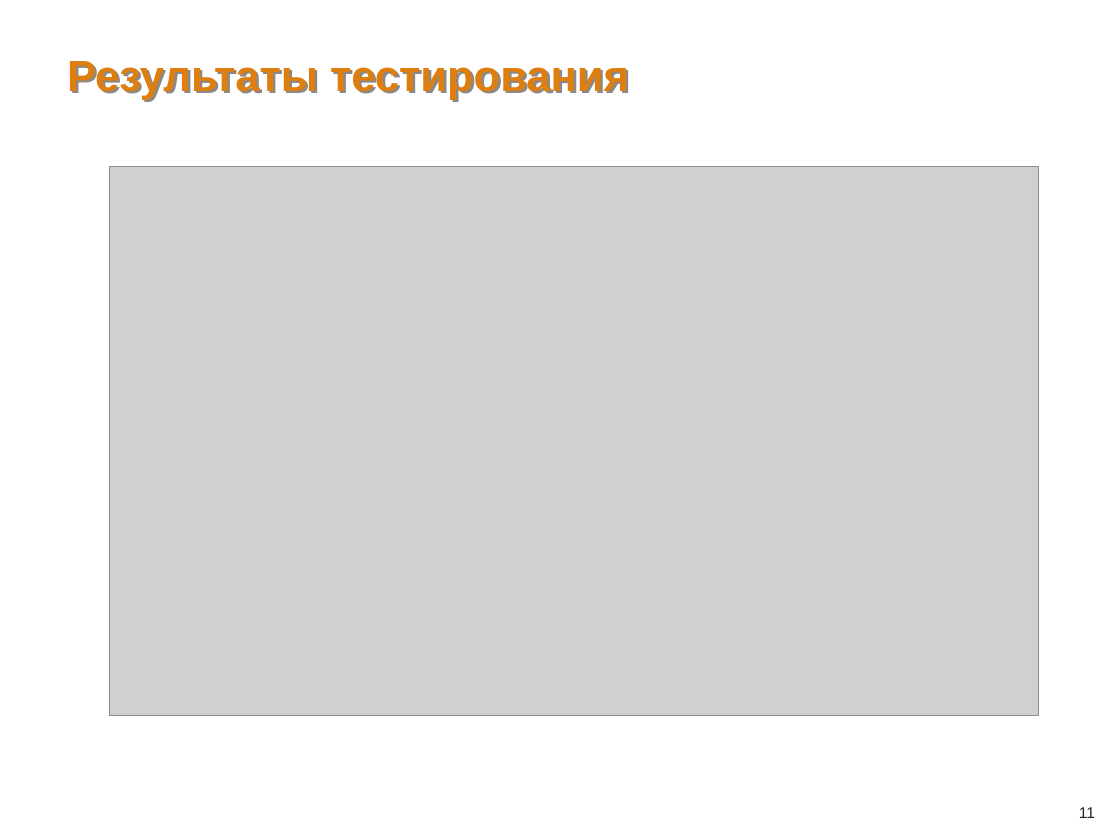
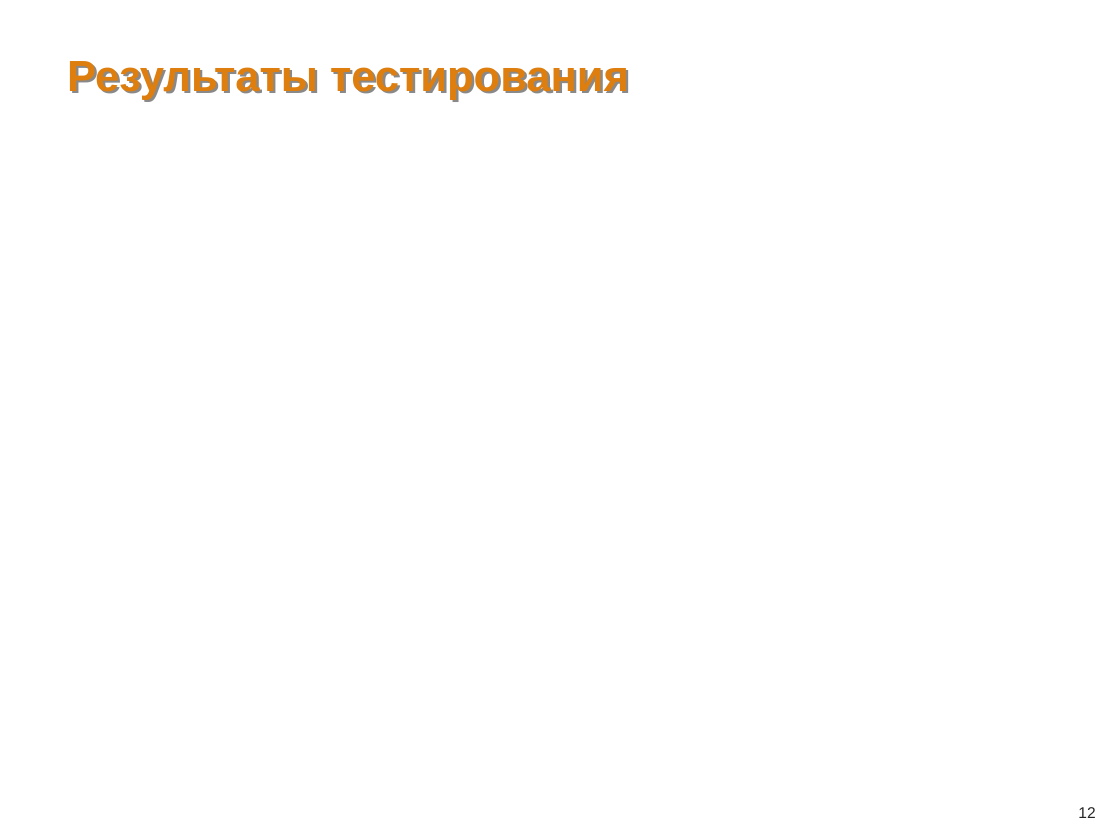
Before and after one commit to kradunches/ari-metiostation, a slide deck: slide 12 of doc/Презентация.ppt (slide 11 before the commit). Drawn at 1120x840 pixels with LibreOffice and Linux fonts; fonts in the diff are those of the drawing; grey boxes stand for pictures; background and template pictures are left out. Boxes give left, top, right and bottom in pixels: in the first picture for what was removed or moved away, otherwise in the second. Text is boxed around its words. In the diff, an @@ line names an element or a change of style, - is before the commit and + after.

```diff
--- a/doc/Презентация.ppt
+++ b/doc/Презентация.ppt
@@ picture removed at [110, 166, 1038, 716] @@
@@ page number at [1078, 807, 1095, 818]: text changed @@
-11
+12
```
Also in this commit, not shown: 5 other slides changed, 2 slides added, 1 slide removed, 4 other files.
